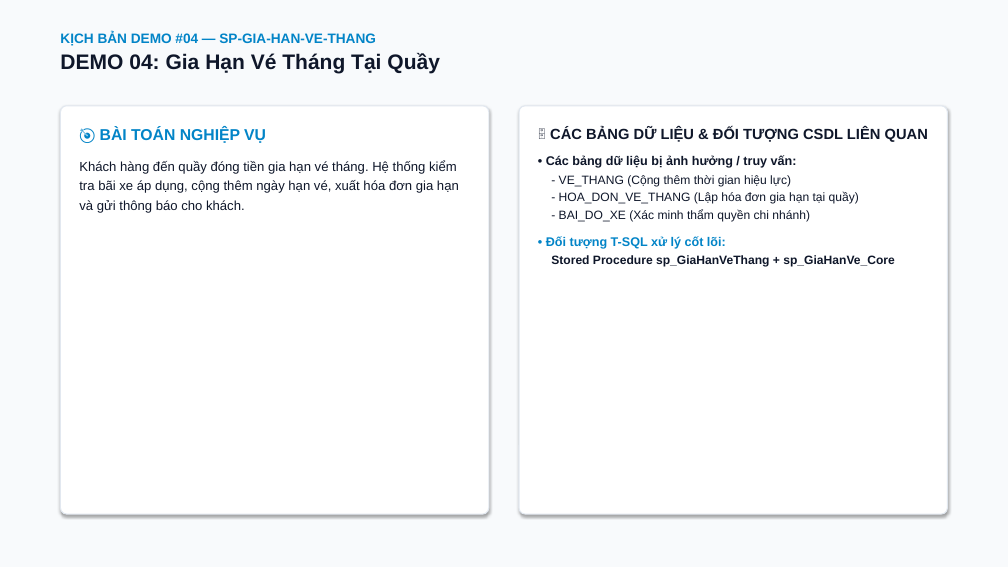
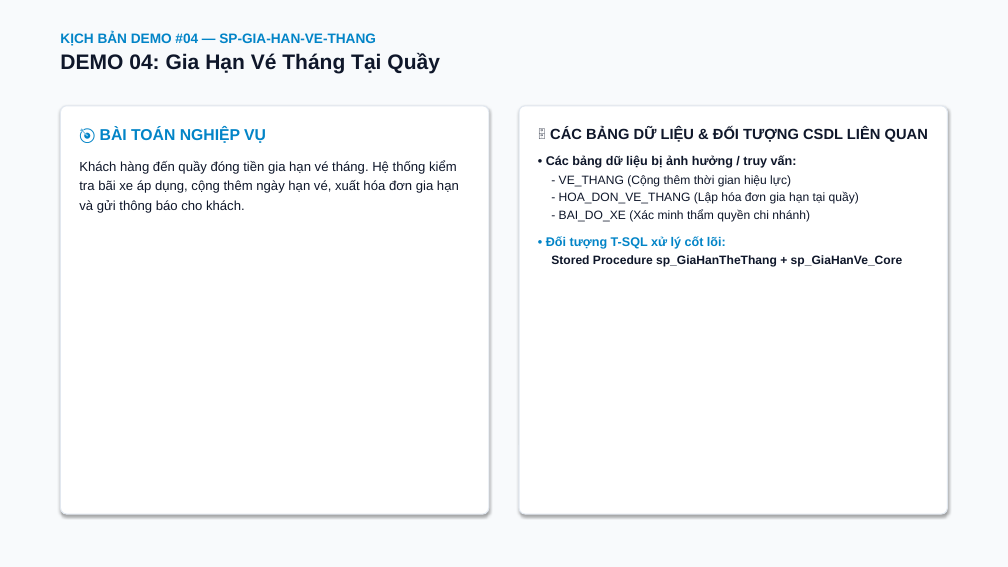
Before and after one commit to 25730084-LeThanhTu/qltt-parking-lot-management, a slide deck: slide 7 of docs/Slides_DoAn_QuanLyChuoiBaiDoXe.pptx. Drawn at 1008x567 pixels with LibreOffice and Linux fonts; fonts in the diff are those of the drawing. Boxes give left, top, right and bottom in pixels: in the first picture for what was removed or moved away, otherwise in the second. Text is boxed around its words. In the diff, an @@ line names an element or a change of style, - is before the commit and + after.

Commit message:
docs: update project presentation slides for parking lot management system

```diff
--- a/docs/Slides_DoAn_QuanLyChuoiBaiDoXe.pptx
+++ b/docs/Slides_DoAn_QuanLyChuoiBaiDoXe.pptx
@@ text at (551,255,903,267): text changed @@
-Stored Procedure sp_GiaHanVeThang + sp_GiaHanVe_Core
+Stored Procedure sp_GiaHanTheThang + sp_GiaHanVe_Core
```
